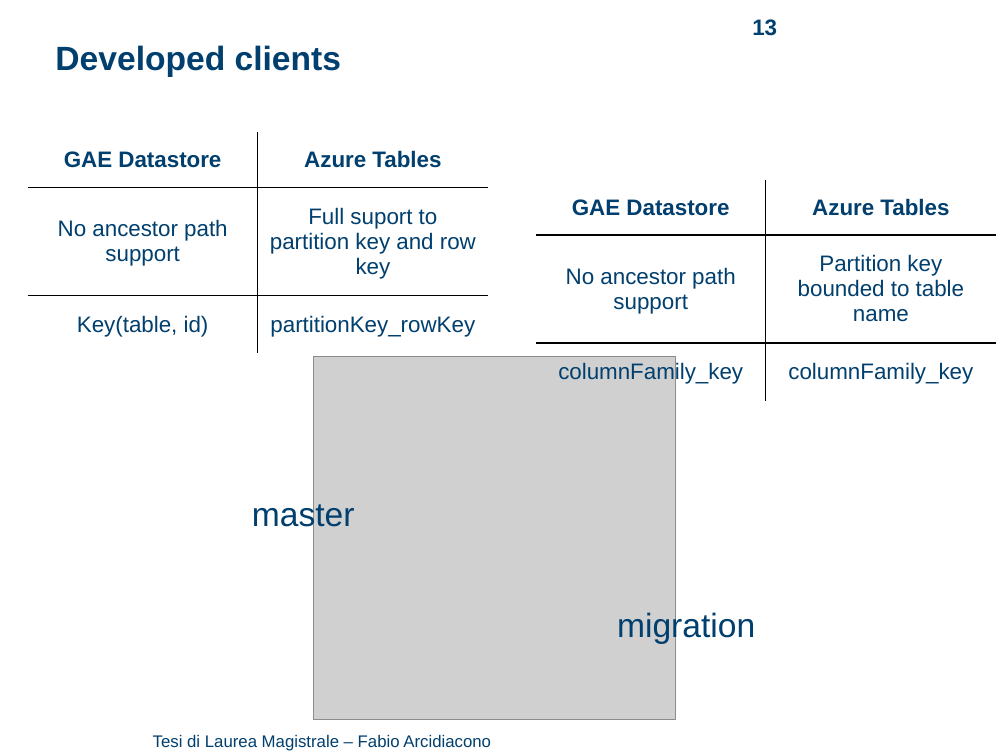
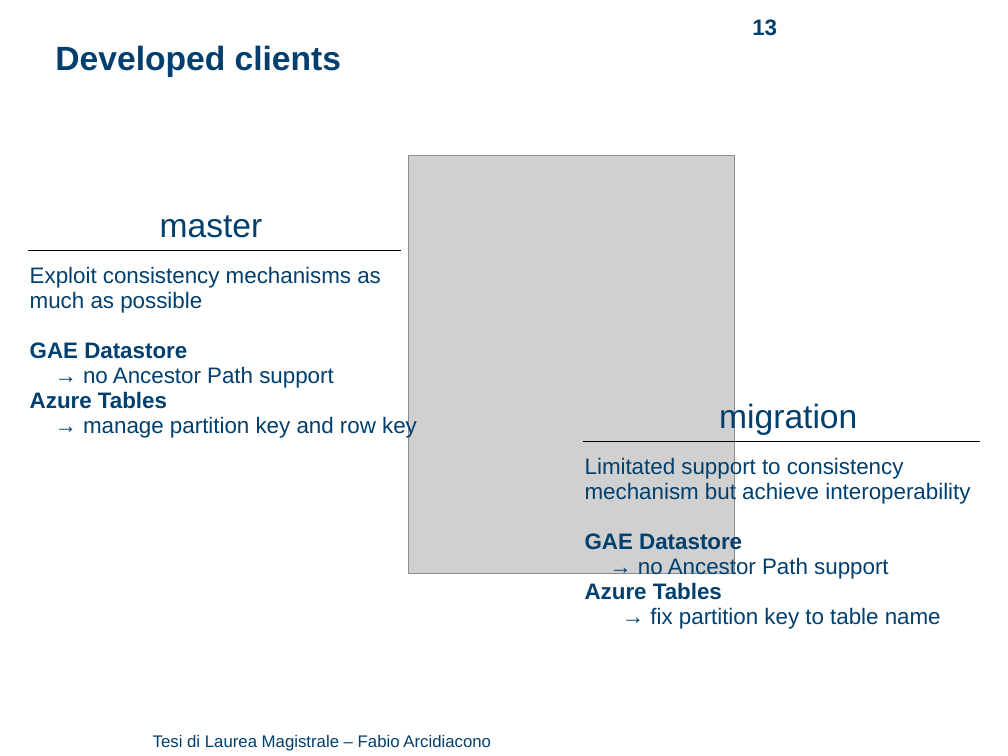
Before and after one commit to arci/thesis, a slide deck: slide 13 of presentation/ThesisPresentation.pptx. Drawn at 1008x756 pixels with LibreOffice and Linux fonts; fonts in the diff are those of the drawing; grey boxes stand for pictures; background and template pictures are left out. Boxes give left, top, right and bottom in pixels: in the first picture for what was removed or moved away, otherwise in the second. Text is boxed around its words. In the diff, an @@ line names an element or a change of style, - is before the commit and + after.

```diff
--- a/presentation/ThesisPresentation.pptx
+++ b/presentation/ThesisPresentation.pptx
@@ table removed at (x1=27, y1=132, x2=487, y2=354), 3 rows, 2 columns @@
-GAE Datastore | Azure Tables
-No ancestor path support | Full suport to partition key and row key
-Key(table, id) | partitionKey_rowKey
@@ picture added at (x1=409, y1=156, x2=735, y2=574) @@
@@ table removed at (x1=535, y1=179, x2=995, y2=401), 3 rows, 2 columns @@
-GAE Datastore | Azure Tables
-No ancestor path support | Partition key bounded to table name
-columnFamily_key | columnFamily_key
@@ text "master" rewrapped from (x1=252, y1=499, x2=355, y2=533) to (x1=160, y1=215, x2=263, y2=238) @@
@@ line added from (28, 251) to (401, 251), #000000 0.75 pt @@
@@ text added at (x1=30, y1=266, x2=417, y2=439), 16 pt, text #003F6E @@
+Exploit consistency mechanisms as much as possible
+GAE Datastore
+→ no Ancestor Path support
+Azure Tables
+→ manage partition key and row key
@@ picture removed at (x1=313, y1=357, x2=676, y2=720) @@
@@ text "migration" moved from (x1=617, y1=610, x2=755, y2=644) to (x1=719, y1=401, x2=857, y2=435) @@
@@ line added from (584, 442) to (980, 442), #000000 0.75 pt @@
@@ text added at (x1=585, y1=456, x2=970, y2=629), 16 pt, text #003F6E @@
+Limitated support to consistency
+mechanism but achieve interoperability
+GAE Datastore
+→ no Ancestor Path support
+Azure Tables
+→ fix partition key to table name
```
Also in this commit, not shown: 7 other slides changed, 4 other files.
